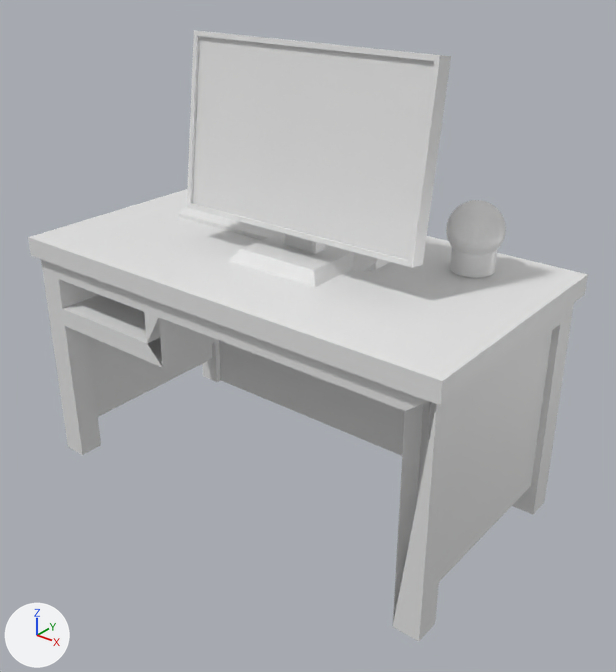
The FBX model unity/Assets/Art/BlenderBaked/prop-desk/mesh_prop-desk.fbx as it was, and as the next commit left it.
Both versions are drawn from a 50 mm camera at (1.722, -1.116, 1.276) aimed at (0.616, 0.267, 0.419). The axes (+X, +Y, +Z) are drawn at lower left. The lights are the same throughout. The picture after the commit comes second. Vertices at exactly the same position are counted once.

Names of what the first picture shows: 'mesh_prop-desk'.
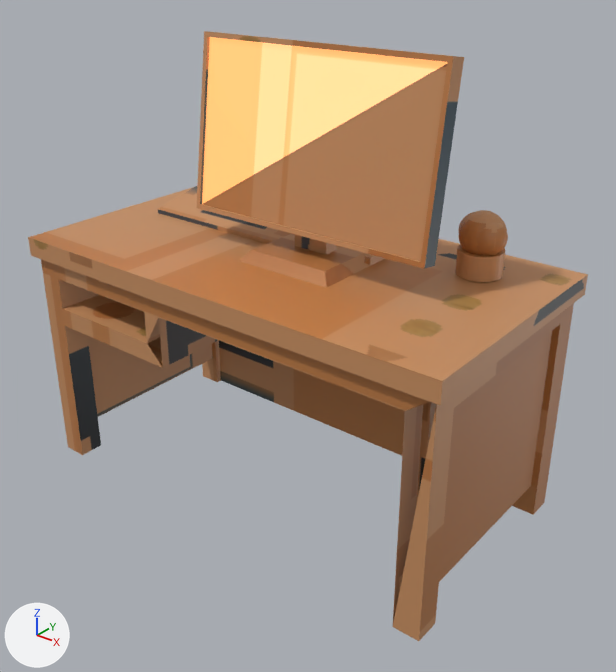
What differs and where, as boxes (x1, y1, x2, y2) in the pictures (616 x 672 px; the box of a moved part takes in the faces that stretch with it):
part 1 of me_mesh_desk, moved or reshaped: before (187, 31, 451, 287); after (197, 31, 464, 288)
part 2 of me_mesh_desk, moved or reshaped: before (178, 207, 348, 251); after (158, 186, 295, 244)
part 3 of me_mesh_desk, moved or reshaped (mostly hidden afterwards): before (349, 251, 390, 272); after (345, 248, 385, 265)
part 4 of me_mesh_desk, added (brown): after (455, 244, 505, 282)
part 5 of me_mesh_desk, added (brown): after (459, 210, 507, 255)
part 6 of me_mesh_desk, added (brown): after (478, 223, 508, 256)
part 7 of me_mesh_desk, deleted: before (446, 200, 506, 255)
part 8 of me_mesh_desk, deleted: before (450, 248, 497, 278)
part 9 of me_mesh_desk, surface changed (grey to brown): (59, 275, 588, 641) in both
part 10 of me_mesh_desk, recoloured (white to orange): (28, 189, 588, 641) in both

Diff of the bpy script that builds the scene:
```diff
--- a/unity/Assets/Art/BlenderBaked/prop-desk/mesh_prop-desk.fbx.py
+++ b/unity/Assets/Art/BlenderBaked/prop-desk/mesh_prop-desk.fbx.py
@@ img_mesh_prop_desk_basecolor_png @@
+img_mesh_prop_desk_basecolor_png = load_image('mesh_prop-desk_basecolor.png', 'textures/mesh_prop-desk_basecolor.png', 1024, 1024, 'sRGB')
@@ mat_m_prop_desk_screen @@
+mat_m_prop_desk_screen = bpy.data.materials.new('M_prop-desk_screen')
+# uses the picture img_mesh_prop_desk_basecolor_png
@@ mat_m_prop_desk_body @@
+mat_m_prop_desk_body = principled_material('M_prop-desk_body')
+mat_m_prop_desk_body.texture = img_mesh_prop_desk_basecolor_png
+mat_m_prop_desk_body.roughness = 0.48
@@ me_mesh_desk @@
 # used by ob_mesh_prop_desk; location = (0.0, 0.0, 0.0)
-me_mesh_desk.from_pydata(...)  # 717 vertices, 859 faces; spans x -0.016..1.124, y -0.016..0.59, z 0.0..1.062
+me_mesh_desk.from_pydata(...)  # 1681 vertices, 1883 faces; spans x -0.016..1.124, y -0.016..0.59, z 0.0..1.061
+# me_mesh_desk part 1: the loose piece of 38 vertices spanning x 0.291..0.913, y 0.169..0.334, z 0.596..1.062 is moved by (0.021, 0.011, -0.001)
+# me_mesh_desk part 2: the loose piece of 18 vertices spanning x 0.15..0.64, y 0.318..0.523, z 0.595..0.643 is scaled about its middle by 0.982, then moved by (-0.068, -0.012, 0.0), in mat_m_prop_desk_body (picture img_mesh_prop_desk_basecolor_png)
+# me_mesh_desk part 3: the loose piece of 32 vertices spanning x 0.674..0.755, y 0.29..0.429, z 0.591..0.629 is moved by (-0.023, 0.012, 0.0), in mat_m_prop_desk_body (picture img_mesh_prop_desk_basecolor_png)
+# me_mesh_desk part 4: a new loose piece, a 32-sided cylinder along z spanning x 0.892..0.992, y 0.395..0.495, z 0.599..0.654, in mat_m_prop_desk_body (picture img_mesh_prop_desk_basecolor_png)
+# me_mesh_desk part 5: a new loose piece, a UV sphere (32 segments, 16 rings, poles along z) spanning x 0.892..0.992, y 0.395..0.495, z 0.637..0.737, in mat_m_prop_desk_body (picture img_mesh_prop_desk_basecolor_png)
+# me_mesh_desk part 6: a new loose piece, a UV sphere (32 segments, 16 rings, poles along z) spanning x 0.924..1.0, y 0.397..0.473, z 0.649..0.725, in mat_m_prop_desk_body (picture img_mesh_prop_desk_basecolor_png)
+# me_mesh_desk part 7: the loose piece of 482 vertices spanning x 0.857..0.981, y 0.395..0.519, z 0.627..0.751 is deleted
+# me_mesh_desk part 8: the loose piece of 64 vertices spanning x 0.871..0.967, y 0.409..0.505, z 0.599..0.651 is deleted
+# me_mesh_desk part 9: 102 kept faces spanning x -0.016..1.124, y -0.016..0.59, z 0.0..0.597 get new texture (UV) coordinates
+# me_mesh_desk part 10: 149 faces spanning x -0.016..1.124, y -0.016..0.59, z 0.0..0.597 switch from mat_m_prop_desk (white #e7e7e7) to mat_m_prop_desk_body (picture img_mesh_prop_desk_basecolor_png)
+# other edits to the shape of me_mesh_desk do not show in these pictures
+me_mesh_desk.materials.append(mat_m_prop_desk_screen)
```
